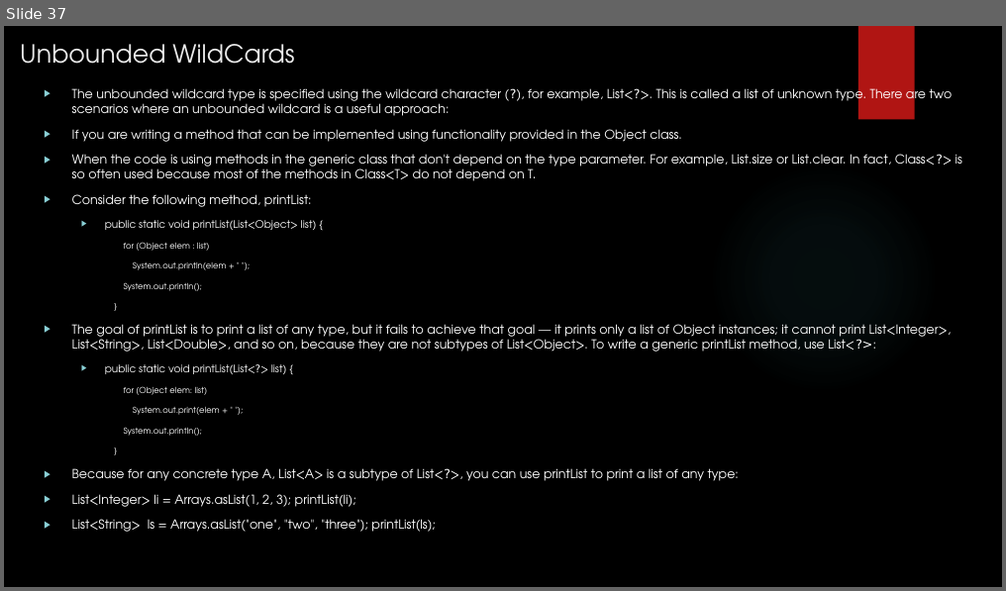
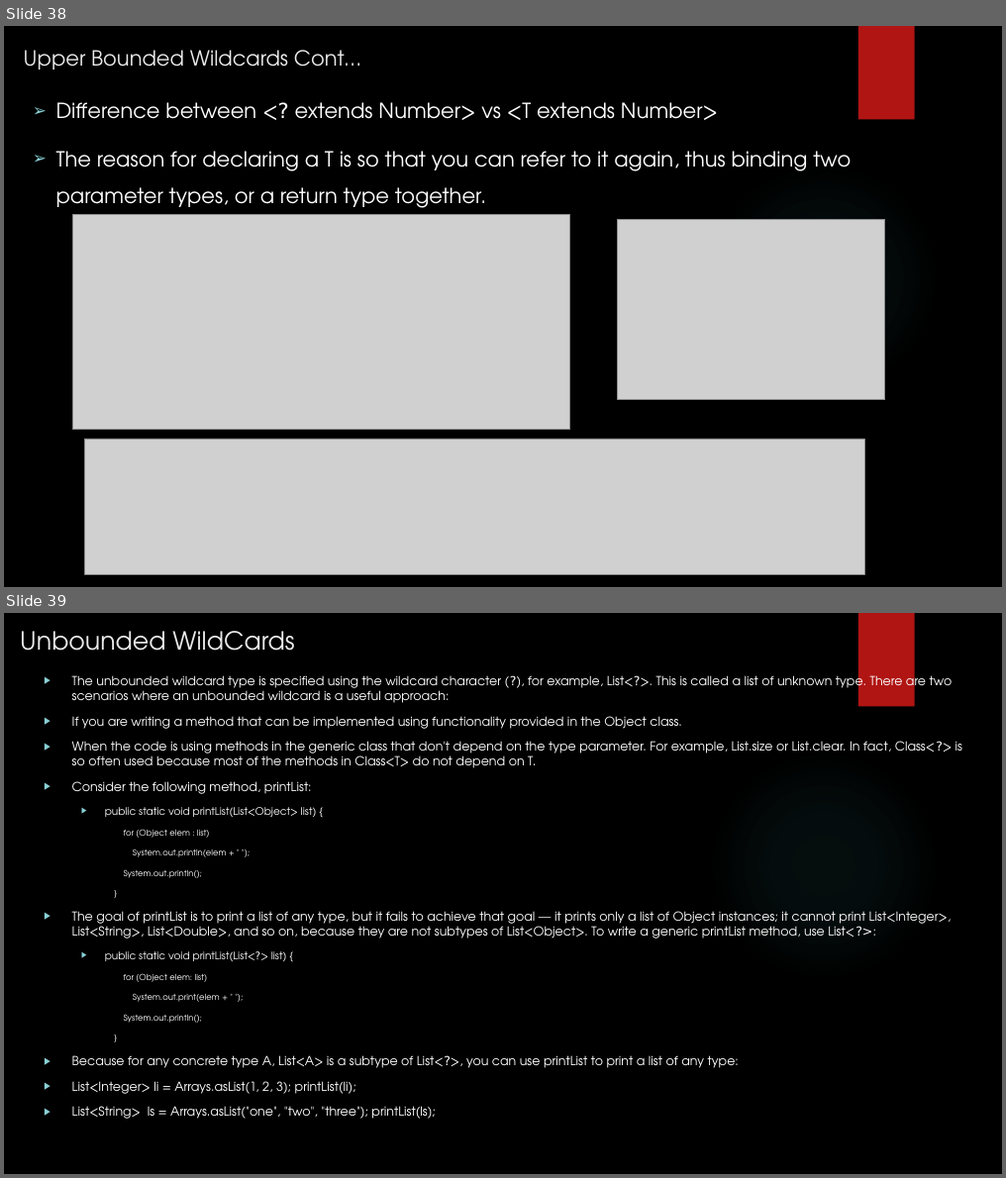
Before and after one commit to rudhrainfogain/JavaGenerics, a slide deck: src/main/resources/JavaGenerics.pptx. Shown one above the other, each under a label of ours: slide 37 before the commit, slides 38 and 39 after it. The pictures are 1006x591 and 1006x1178 pixels, drawn with LibreOffice and Linux fonts; fonts in the diff are those of the drawing; grey boxes stand for pictures; background and template pictures are left out. Boxes give left, top, right and bottom in pixels: in the first picture for what was removed or moved away, otherwise in the second. Text is boxed around its words. In the diff, an @@ line names an element or a change of style, - is before the commit and + after.

Commit message:
upper bounded and unbounded wildcards

```diff
--- a/src/main/resources/JavaGenerics.pptx
+++ b/src/main/resources/JavaGenerics.pptx
@@ slide 38 added at [4,26,1002,587], background picture (left out); not listed: 2 template elements that a slide beside it also shows @@
@@ title added at [24,50,361,70], 20 pt, text #EBEBEB @@
+Upper Bounded Wildcards Cont…
@@ text added at [56,102,850,208], 20 pt, text #FFFFFF @@
+➢ Difference between <? extends Number> vs <T extends Number>
+➢ The reason for declaring a T is so that you can refer to it again, thus binding two parameter types, or a return type together.
@@ picture added at [73,215,570,430] @@
@@ picture added at [618,219,885,400] @@
@@ picture added at [84,439,864,574] @@
@@ what was slide 37 is now slide 39 @@
```
Also in this commit, not shown: 19 slides changed, 1 other slide added, 5 other files.
